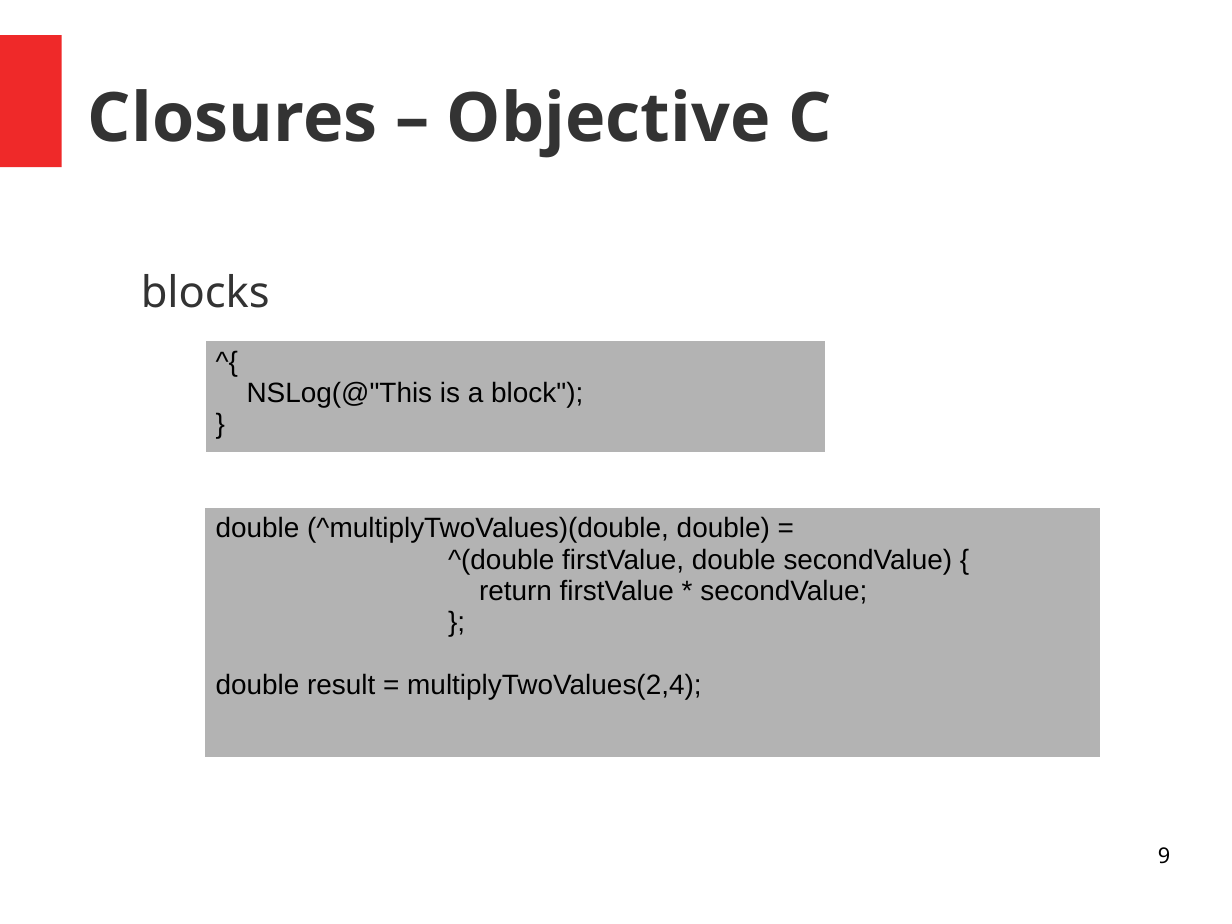
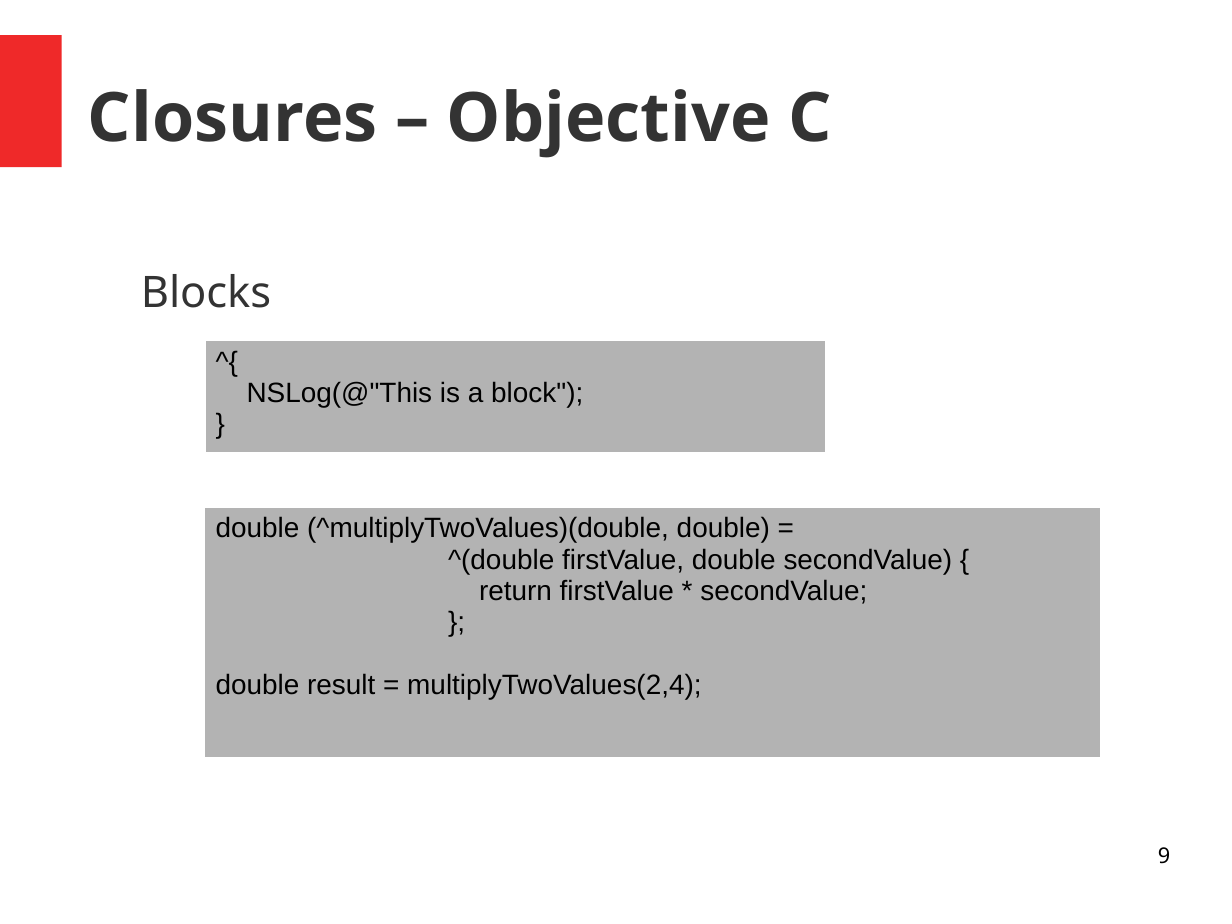
Before and after one commit to simonmtr/inf-fwpm-objective-c-bool-parser, a slide deck: slide 9 of presentation/presentation.odp. Drawn at 1232x924 pixels with LibreOffice and Linux fonts; fonts in the diff are those of the drawing. Boxes give left, top, right and bottom in pixels: in the first picture for what was removed or moved away, otherwise in the second. Text is boxed around its words. In the diff, an @@ line names an element or a change of style, - is before the commit and + after.

```diff
--- a/presentation/presentation.odp
+++ b/presentation/presentation.odp
@@ text at (x1=141, y1=274, x2=271, y2=308): text changed @@
-blocks
+Blocks
```
Also in this commit, not shown: 9 other slides changed, 4 other files.
